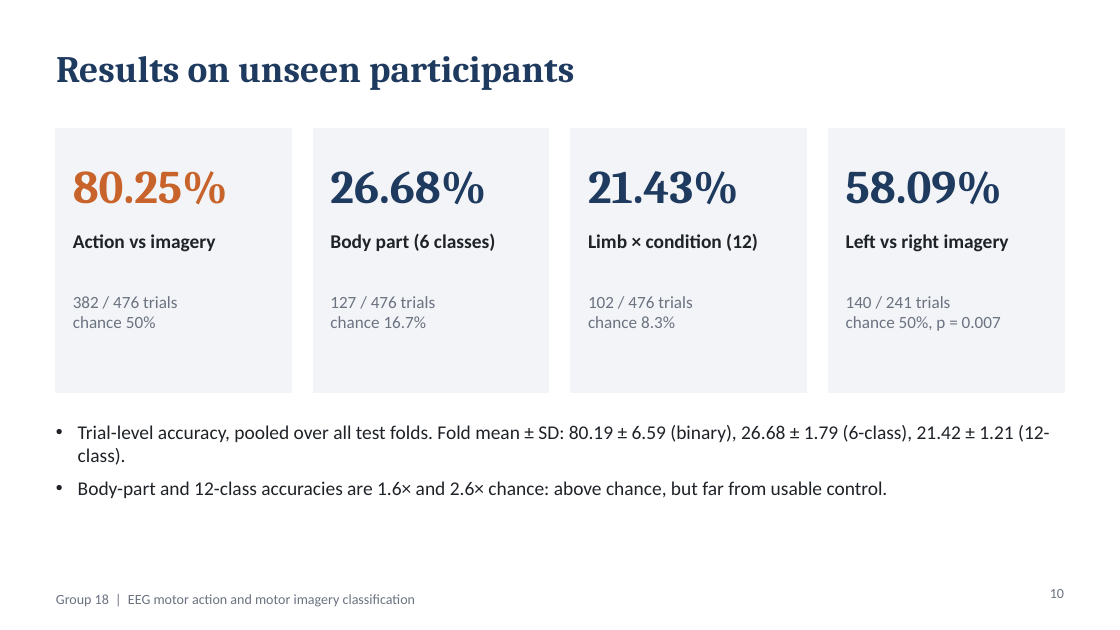
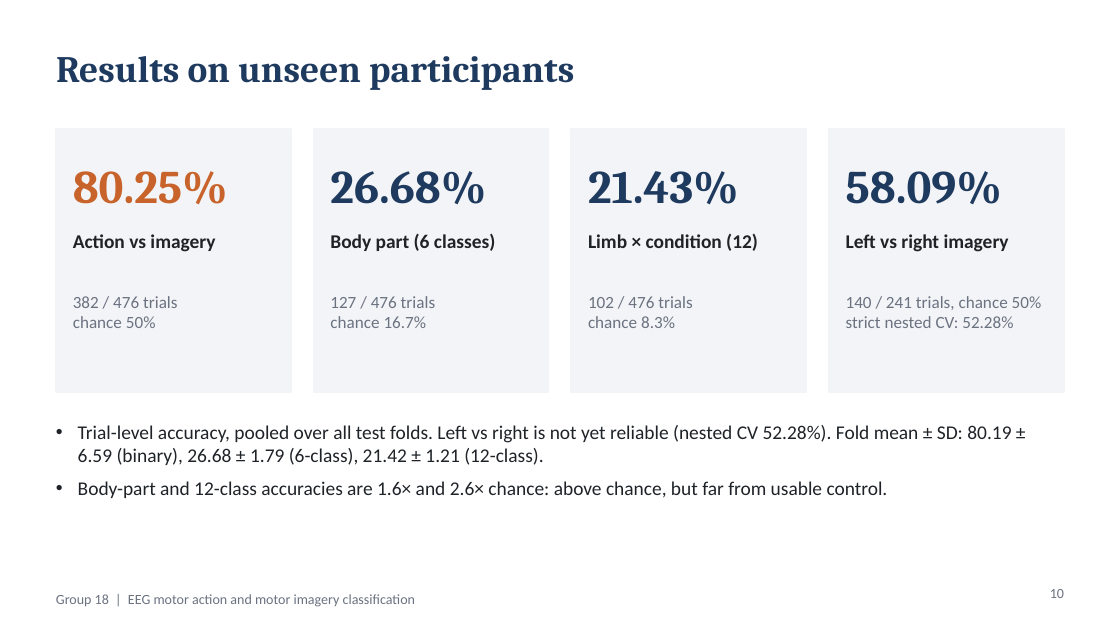
Before and after one commit to tanaydarshan/bci-motor-imagery-grp18, a slide deck: slide 10 of presentation/BCI_Group18_Review.pptx. Drawn at 1120x630 pixels with LibreOffice and Linux fonts; fonts in the diff are those of the drawing. Boxes give left, top, right and bottom in pixels: in the first picture for what was removed or moved away, otherwise in the second. Text is boxed around its words. In the diff, an @@ line names an element or a change of style, - is before the commit and + after.

```diff
--- a/presentation/BCI_Group18_Review.pptx
+++ b/presentation/BCI_Group18_Review.pptx
@@ text at [846, 296, 1042, 328]: text changed @@
-140 / 241 trials
-chance 50%, p = 0.007
+140 / 241 trials, chance 50%
+strict nested CV: 52.28%
@@ text at [78, 425, 1011, 465]: text changed @@
-• Trial-level accuracy, pooled over all test folds. Fold mean ± SD: 80.19 ± 6.59 (binary), 26.68 ± 1.79 (6-class), 21.42 ± 1.21 (12-class).
+• Trial-level accuracy, pooled over all test folds. Left vs right is not yet reliable (nested CV 52.28%). Fold mean ± SD: 80.19 ± 6.59 (binary), 26.68 ± 1.79 (6-class), 21.42 ± 1.21 (12-class).
```
Also in this commit, not shown: 4 other slides changed, 2 other files.
